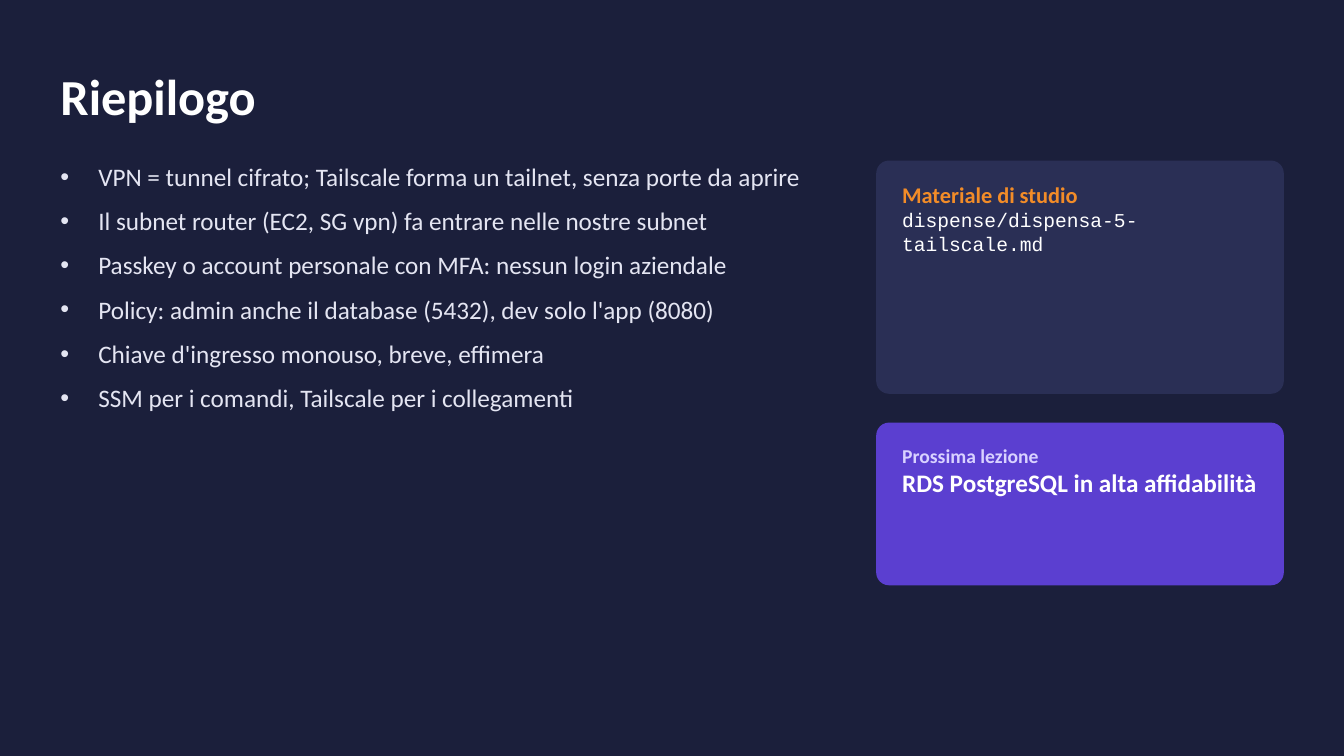
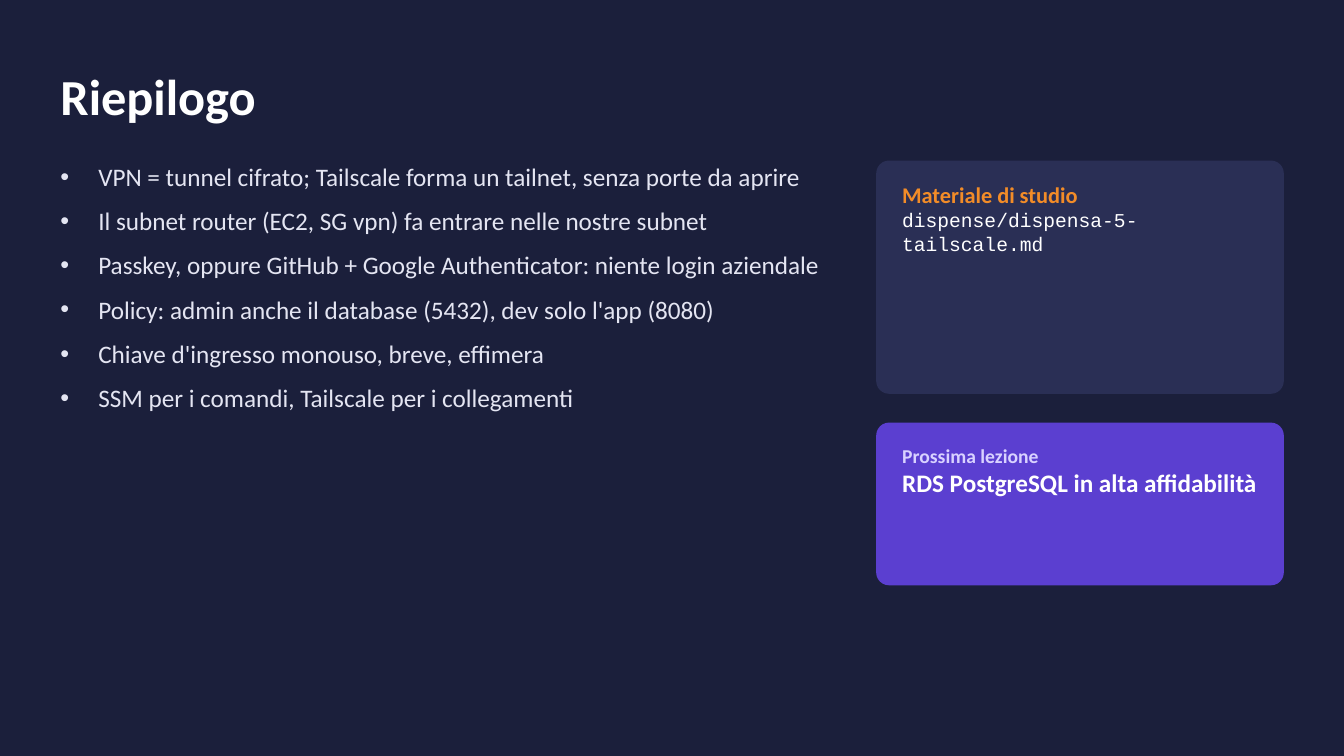
Before and after one commit to cereZ23/aws, a slide deck: slide 22 of slide/slide-5-tailscale.pptx (slide 21 before the commit). Drawn at 1344x756 pixels with LibreOffice and Linux fonts; fonts in the diff are those of the drawing. Boxes give left, top, right and bottom in pixels: in the first picture for what was removed or moved away, otherwise in the second. Text is boxed around its words. In the diff, an @@ line names an element or a change of style, - is before the commit and + after.

Commit message:
Lezione 5: login con passkey oppure GitHub + Google Authenticator

```diff
--- a/slide/slide-5-tailscale.pptx
+++ b/slide/slide-5-tailscale.pptx
@@ text at <box>98,256,818,279</box>: text changed @@
-• Passkey o account personale con MFA: nessun login aziendale
+• Passkey, oppure GitHub + Google Authenticator: niente login aziendale
```
Also in this commit, not shown: 4 other slides changed, 1 slide added, 2 other files.
